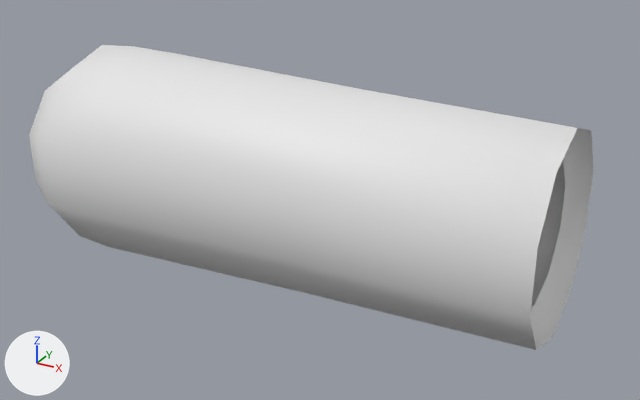
The glTF model assets/gear/mail_sleeve_r.glb as it was, and as the next commit left it.
Camera for both pictures: a 50 mm lens placed at (0.382, -0.442, 0.212), pointed at (0.136, 0.006, -0.012). The lights are fixed; the arrows at lower left show +X, +Y and +Z. The older version comes first.

Names of what the first picture shows: 'mail_sleeve_r'.
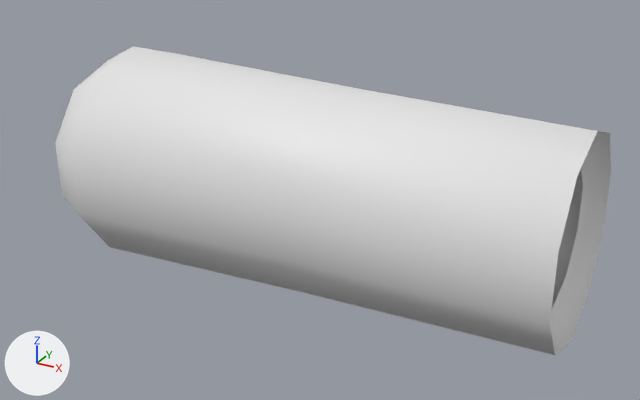
What the commit changed:
me_mail_sleeve_r is used by ob_mail_sleeve_r; location (0.0, 0.0, 0.0).
me_mail_sleeve_r had 61 vertices, 110 faces and spanned x -0.074..0.29, y -0.067..0.067, z -0.071..0.071.
me_mail_sleeve_r now has 61 vertices, 110 faces and spans x -0.059..0.3, y -0.067..0.067, z -0.071..0.071.
me_mail_sleeve_r part 1: 21 of 61 vertices moved; they spanned x -0.074..-0.027, y -0.065..0.065, z -0.069..0.069 and now span x -0.059..-0.022, y -0.056..0.056, z -0.059..0.059; mean shift (0.007, 0.0, 0.0); largest move (-0.053, 0.049, 0.016) -> (-0.044, 0.032, 0.01).
me_mail_sleeve_r part 2: all 20 vertices in x 0.278..0.29, y -0.057..0.057, z -0.063..0.063 are moved by (0.01, 0.0, 0.0).

Where the change shows, as pixel boxes (x1, y1, x2, y2) in the pictures (640 x 400 px; the box of a moved part takes in the faces that stretch with it):
'mail_sleeve_r', reshaped
    before: (29, 45, 593, 350)
    after: (55, 46, 611, 355)
part 1 of me_mail_sleeve_r, moved or reshaped
    before: (29, 45, 133, 247)
    after: (55, 47, 132, 212)
part 2 of me_mail_sleeve_r, moved or reshaped
    before: (284, 85, 593, 350)
    after: (284, 85, 611, 355)
